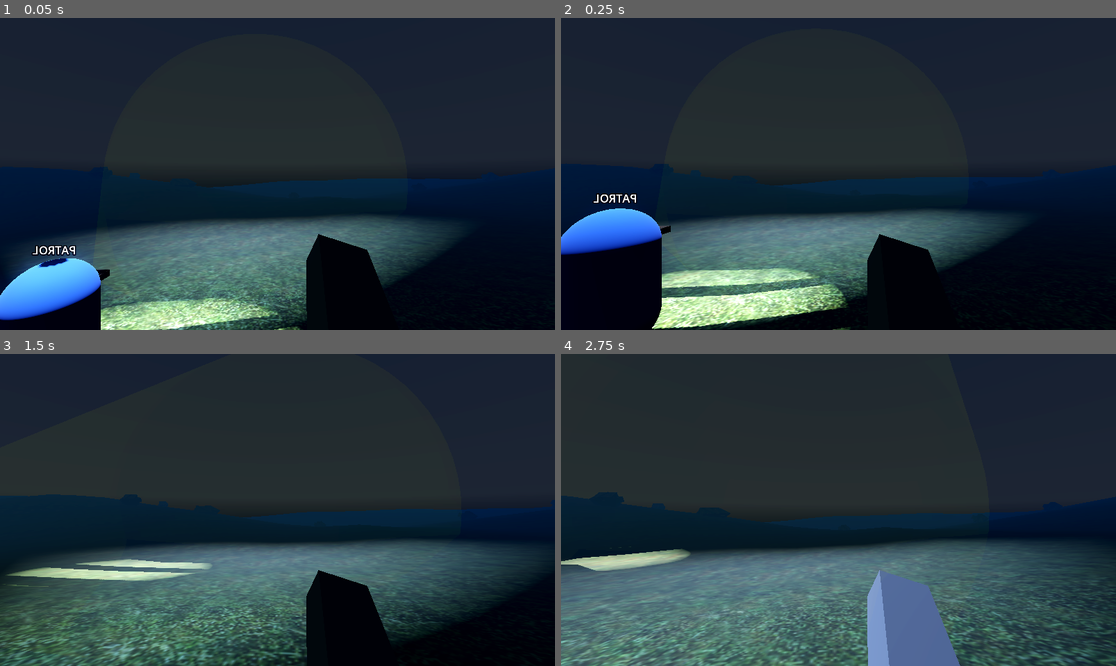
Above: before the commit, frames 1-4 (two rows, left to right).
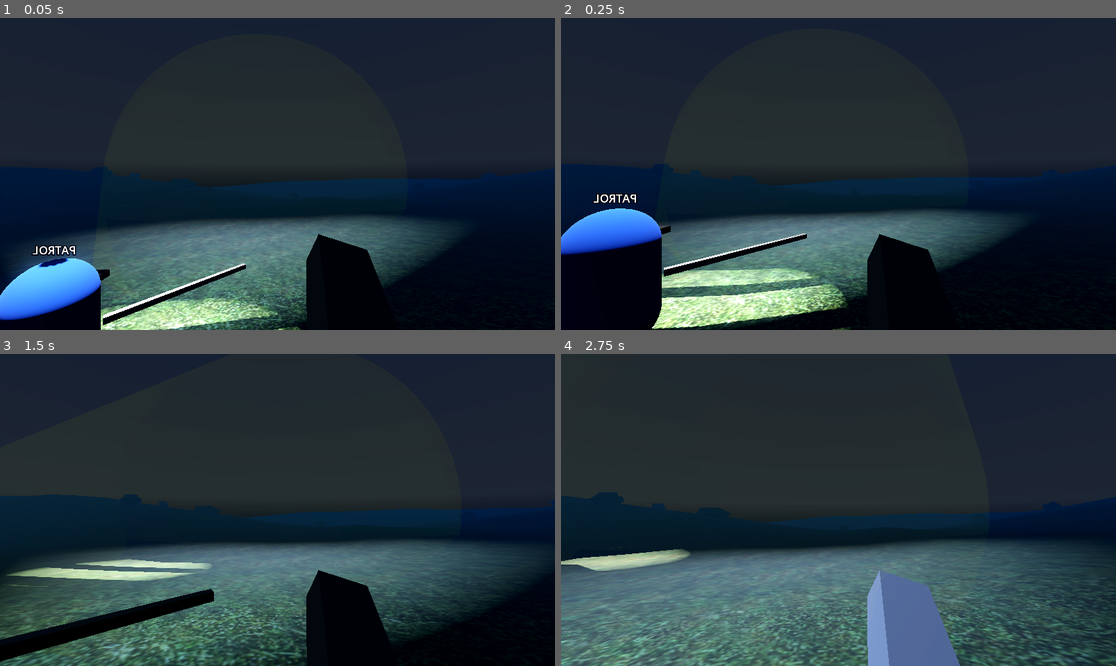
Above: after the commit, the same moments.

Repository: ChrisY03/gavinwadenew
Game: Godot game, scene res://Scenes/LochlanScene.tscn
Two runs of this game, one before a commit and one after it. Both use one fixed random seed, a clock stepped at 60 frames per second and the inputs below. A sky picture missing from this copy of the repository is replaced by a grey-blue gradient.
Inputs (mouse positions are in pixels of both pictures, inside the frame that each line leads up to):
- Up to frame 1 (0.05 s): no input
- Up to frame 2 (0.25 s): no input
- Up to frame 3 (1.5 s): move the mouse to (305, 510) at 0.52 s; hold W (move_forward) from 0.53 s (still down); tap Ctrl (crouch) at 0.6 s; tap Space (jump) at 0.77 s; move the mouse to (249, 510) at 1.27 s; tap Shift (sprint) at 1.35 s
- Up to frame 4 (2.75 s): keep holding W (move_forward); tap Space (jump) at 1.52 s; move the mouse to (849, 503) at 2.02 s; tap E (whistle) at 2.1 s

The runs differ from the first frame. In frame 1, 0.7% of the frame differs, in the area x 18-45%, y 78-99%; in frame 2, 0.6%; in frame 3, 2.2%, in the area x 0-39%, y 75-99%; in frame 4, nothing differs.

Commit message:
Add player hit zone and damage system
Introduces PlayerHitZone Area3D to GuardCopy.tscn, with a script to apply periodic damage to the player when inside the zone. Updates player_move.gd to support health and damage handling, and makes minor adjustments to player_detector.tscn and GuardController.gd for integration.

Diff:
--- a/ai_demo/assets/GuardCopy.tscn
+++ b/ai_demo/assets/GuardCopy.tscn
@@ -1,8 +1,10 @@
-[gd_scene load_steps=9 format=3 uid="uid://hlpi6yw73pl"]
+[gd_scene load_steps=12 format=3 uid="uid://hlpi6yw73pl"]
 
 [ext_resource type="Script" uid="uid://sogqmn71hqf7" path="res://scripts/GuardController.gd" id="1_khb5d"]
+[ext_resource type="PackedScene" uid="uid://nme5b2i20thm" path="res://assets/player_detector.tscn" id="3_kegum"]
 [ext_resource type="Script" uid="uid://cmgcelj1qxg8o" path="res://addons/tattomoosa.vision_cone_3d/src/VisionCone3D.gd" id="3_n46ly"]
 [ext_resource type="Script" uid="uid://6afiheyvybv7" path="res://scripts/GuardPercepition.gd" id="4_4uogl"]
+[ext_resource type="Script" uid="uid://bpgref4gonsve" path="res://assets/player_hit_zone.gd" id="5_51nhs"]
 
 [sub_resource type="CapsuleShape3D" id="CapsuleShape3D_rtt6x"]
 
@@ -16,6 +18,9 @@
 
 [sub_resource type="StandardMaterial3D" id="StandardMaterial3D_ajgek"]
 albedo_color = Color(0, 0, 0, 1)
+
+[sub_resource type="BoxShape3D" id="BoxShape3D_khb5d"]
+size = Vector3(5.1517944, 1, 2.3793945)
 
 [node name="Guard" type="CharacterBody3D" groups=["guards"]]
 wall_min_slide_angle = 0.7853982
@@ -67,5 +72,18 @@
 vision_test_mode = 0
 metadata/_custom_type_script = "uid://cmgcelj1qxg8o"
 
+[node name="PlayerDetector" parent="Facing" instance=ExtResource("3_kegum")]
+transform = Transform3D(-1, 0, 8.742278e-08, 0, 1, 0, -8.742278e-08, 0, -1, 0.052469254, 0, 0)
+
 [node name="Perception" type="Node3D" parent="."]
 script = ExtResource("4_4uogl")
+
+[node name="PlayerHitZone" type="Area3D" parent="."]
+script = ExtResource("5_51nhs")
+
+[node name="CollisionShape3D" type="CollisionShape3D" parent="PlayerHitZone"]
+transform = Transform3D(1, 0, 0, 0, 1, 0, 0, 0, 1, 0.19448853, 0, -0.68969727)
+shape = SubResource("BoxShape3D_khb5d")
+
+[node name="DamageTimer" type="Timer" parent="PlayerHitZone"]
+wait_time = 0.5
--- a/ai_demo/assets/player_detector.tscn
+++ b/ai_demo/assets/player_detector.tscn
@@ -14,7 +14,9 @@
 script = ExtResource("1_dby78")
 
 [node name="CollisionShape3D" type="CollisionShape3D" parent="."]
+transform = Transform3D(1, 0, 0, 0, 1, 0, 0, 0, 1, 0, 1.0288695, 0)
 shape = SubResource("SphereShape3D_04nd2")
+debug_color = Color(0.15307575, 0.03349487, 0.003132602, 0.41960785)
 
 [node name="MeshInstance3D" type="MeshInstance3D" parent="."]
 visible = false
--- /dev/null
+++ b/ai_demo/assets/player_hit_zone.gd
@@ -0,0 +1,31 @@
+extends Area3D
+
+@export var damage_amount: int = 10
+@export var damage_interval: float = 0.5
+
+var _player: Node3D = null
+@onready var damage_timer: Timer = $DamageTimer
+
+func _ready() -> void:
+	damage_timer.wait_time = damage_interval
+
+	body_entered.connect(_on_body_entered)
+	body_exited.connect(_on_body_exited)
+	damage_timer.timeout.connect(_on_damage_timer_timeout)
+
+func _on_body_entered(body: Node3D) -> void:
+	if body.is_in_group("player"):
+		_player = body
+		damage_timer.start()
+		print("Player entered guard arms")
+
+
+func _on_body_exited(body: Node3D) -> void:
+	if body == _player:
+		_player = null
+		damage_timer.stop()
+		print("Player left guard arms")
+
+func _on_damage_timer_timeout() -> void:
+	if _player and _player.has_method("apply_damage"):
+		_player.apply_damage(damage_amount)
--- a/ai_demo/scripts/GuardController.gd
+++ b/ai_demo/scripts/GuardController.gd
@@ -167,7 +167,7 @@
 
 	# Ask the Director singleton (autoload) for a new patrol point
 	if not Engine.has_singleton("Director"):
-		print("Guard: Director singleton NOT found - check Project")
+
 		return
 
 	var p: Vector3 = Director.get_patrol_point()
--- a/ai_demo/scripts/player_move.gd
+++ b/ai_demo/scripts/player_move.gd
@@ -30,6 +30,9 @@
 @export var ground_snap_distance: float = 0.35   # stick to ground on slopes/steps
 @export var step_max_height: float = 0.4
 @export var floor_max_angle_deg: float = 46.0    # max walkable slope
+
+@export var max_health: int = 100
+var health: int = max_health
 
 var _snap_block: float = 0.0  # timer to prevent snap immediately after jump
 var _is_crouching: bool = false
@@ -161,3 +164,13 @@
 	if _acc >= 1.0:
 		#Director.tick_dispatch(_acc)
 		_acc = 0.0
+
+func apply_damage(amount: int) -> void:
+	if health <= 0:
+		return # already dead
+
+	health = max(health - amount, 0)
+	print("Player health:", health, "/", max_health)
+
+	if health == 0:
+		print("PLAYER DIED")
Not shown, added: ai_demo/assets/player_hit_zone.gd.uid
